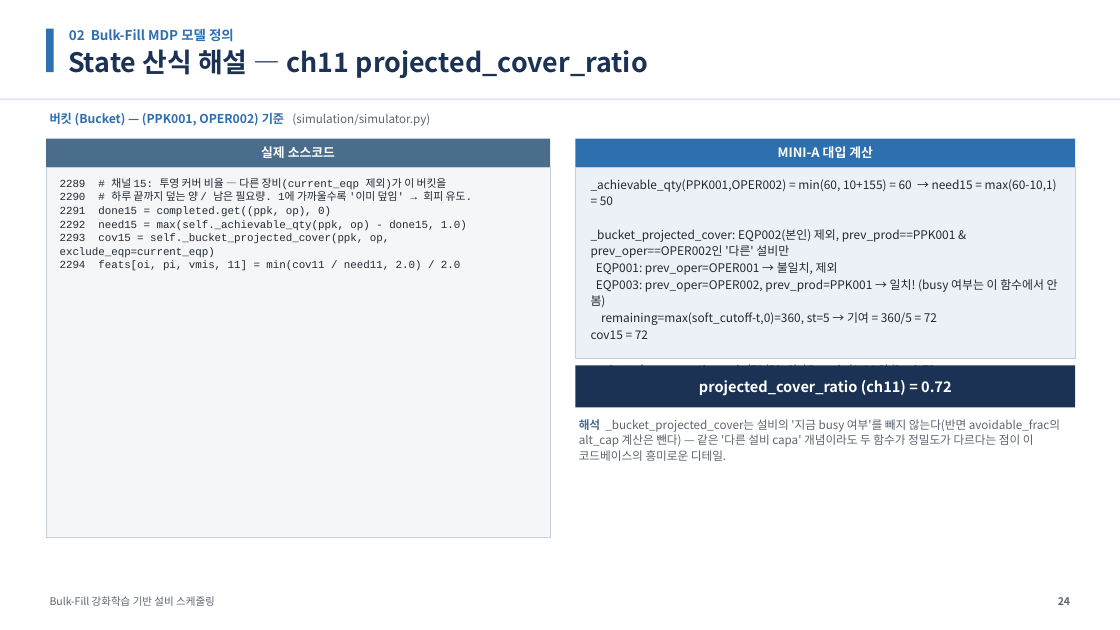
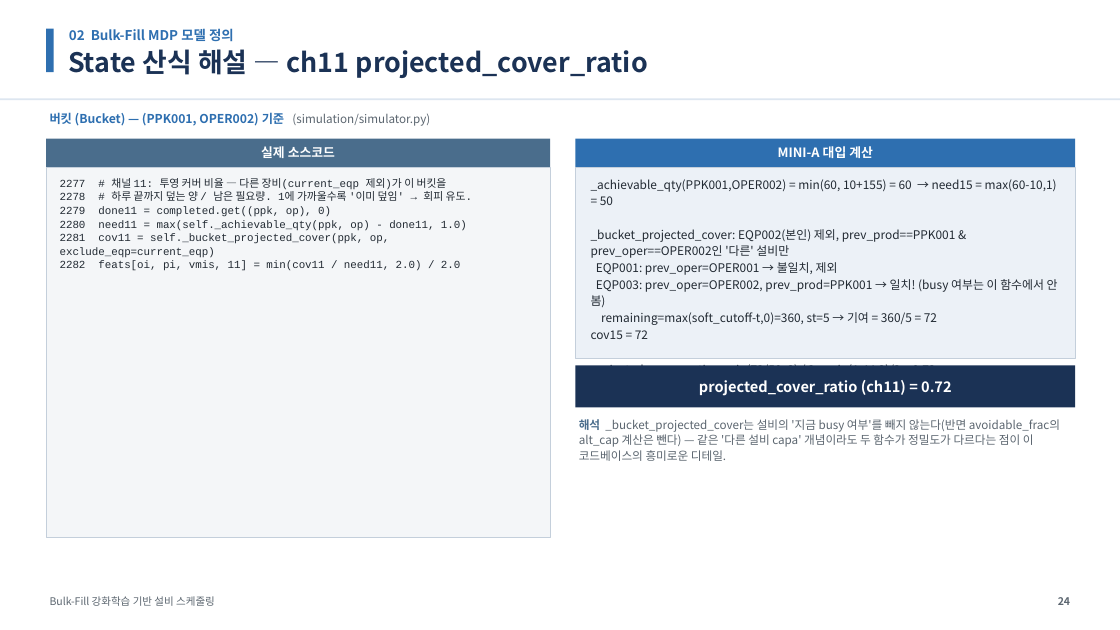
Before and after one commit to relighting123/pjt_scheduling, a slide deck: slide 24 of docs/BulkFill_스케줄링_발표자료.pptx. Drawn at 1120x630 pixels with LibreOffice and Linux fonts; fonts in the diff are those of the drawing. Boxes give left, top, right and bottom in pixels: in the first picture for what was removed or moved away, otherwise in the second. Text is boxed around its words. In the diff, an @@ line names an element or a change of style, - is before the commit and + after.

```diff
--- a/docs/BulkFill_스케줄링_발표자료.pptx
+++ b/docs/BulkFill_스케줄링_발표자료.pptx
@@ text at box(60, 178, 472, 271): text changed @@
-2289 # 채널 15: 투영 커버 비율 — 다른 장비(current_eqp 제외)가 이 버킷을
-2290 # 하루 끝까지 덮는 양 / 남은 필요량. 1에 가까울수록 '이미 덮임' → 회피 유도.
-2291 done15 = completed.get((ppk, op), 0)
-2292 need15 = max(self._achievable_qty(ppk, op) - done15, 1.0)
-2293 cov15 = self._bucket_projected_cover(ppk, op, exclude_eqp=current_eqp)
-2294 feats[oi, pi, vmis, 11] = min(cov11 / need11, 2.0) / 2.0
+2277 # 채널 11: 투영 커버 비율 — 다른 장비(current_eqp 제외)가 이 버킷을
+2278 # 하루 끝까지 덮는 양 / 남은 필요량. 1에 가까울수록 '이미 덮임' → 회피 유도.
+2279 done11 = completed.get((ppk, op), 0)
+2280 need11 = max(self._achievable_qty(ppk, op) - done11, 1.0)
+2281 cov11 = self._bucket_projected_cover(ppk, op, exclude_eqp=current_eqp)
+2282 feats[oi, pi, vmis, 11] = min(cov11 / need11, 2.0) / 2.0
```
Also in this commit, not shown: 42 other slides changed, 1 slide added, 4 other files.
